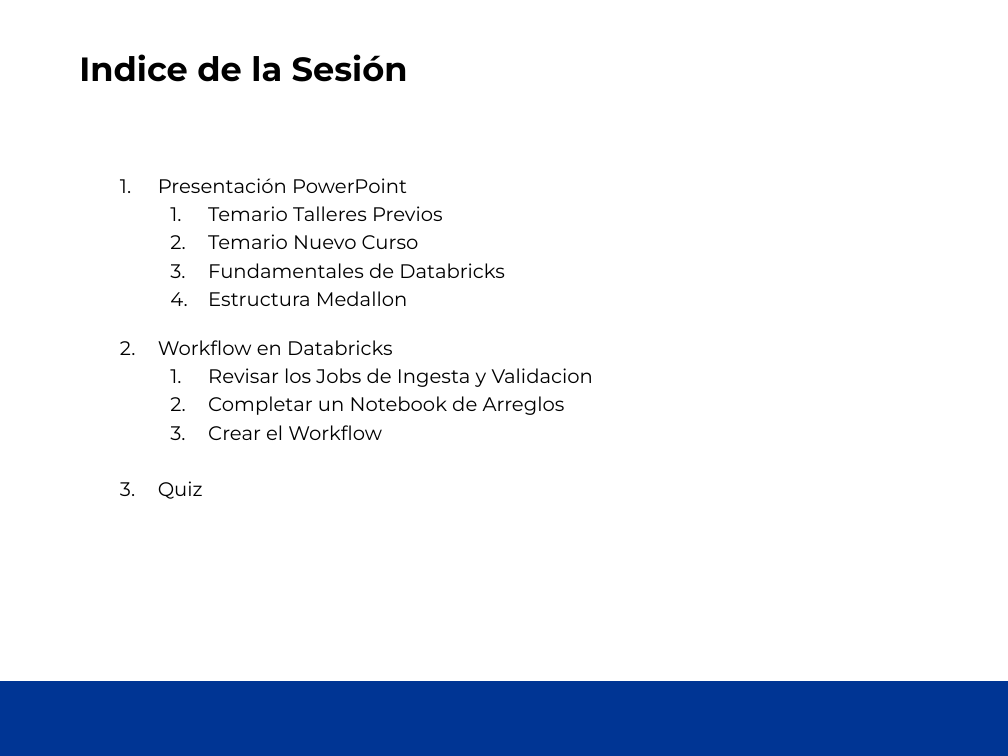
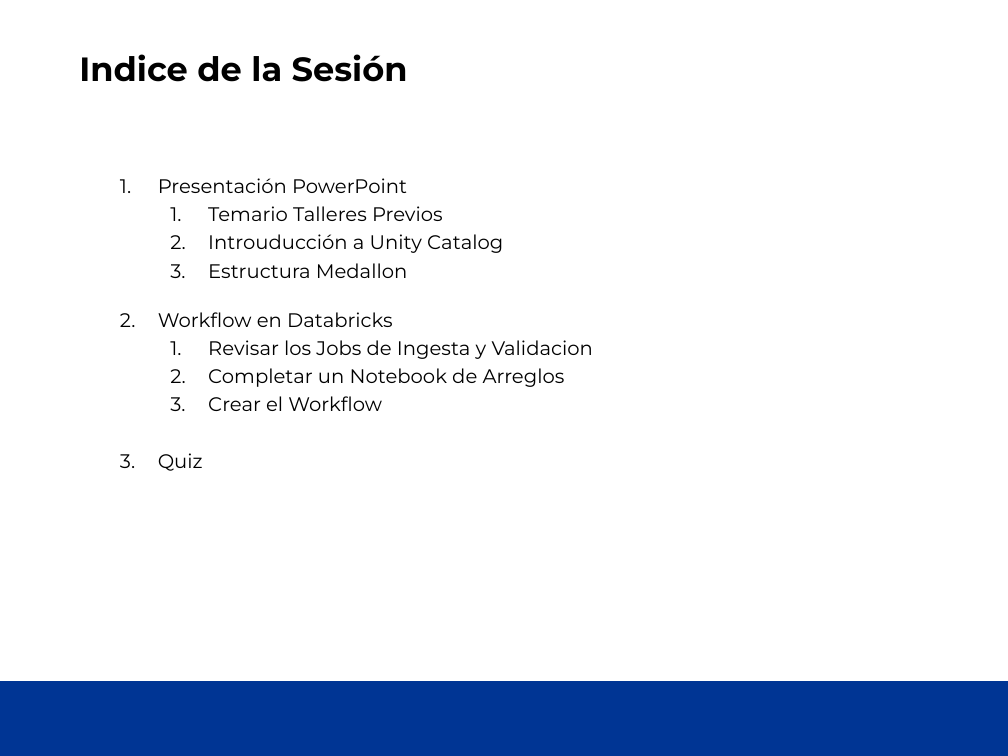
Before and after one commit to cpl-ceste/databricks_governance, a slide deck: slide 3 of UC_Course_Sesion1/UCDatabrick - Sesion 1.pptx. Drawn at 1008x756 pixels with LibreOffice and Linux fonts; fonts in the diff are those of the drawing; background and template pictures are left out. Boxes give left, top, right and bottom in pixels: in the first picture for what was removed or moved away, otherwise in the second. Text is boxed around its words. In the diff, an @@ line names an element or a change of style, - is before the commit and + after.

```diff
--- a/UC_Course_Sesion1/UCDatabrick - Sesion 1.pptx
+++ b/UC_Course_Sesion1/UCDatabrick - Sesion 1.pptx
@@ text at bbox=[208, 234, 503, 253]: text changed @@
-    2. Temario Nuevo Curso
-    3. Fundamentales de Databricks
+    2. Introuducción a Unity Catalog
```
Also in this commit, not shown: 9 other slides changed, 4 slides added, 1 other file.
